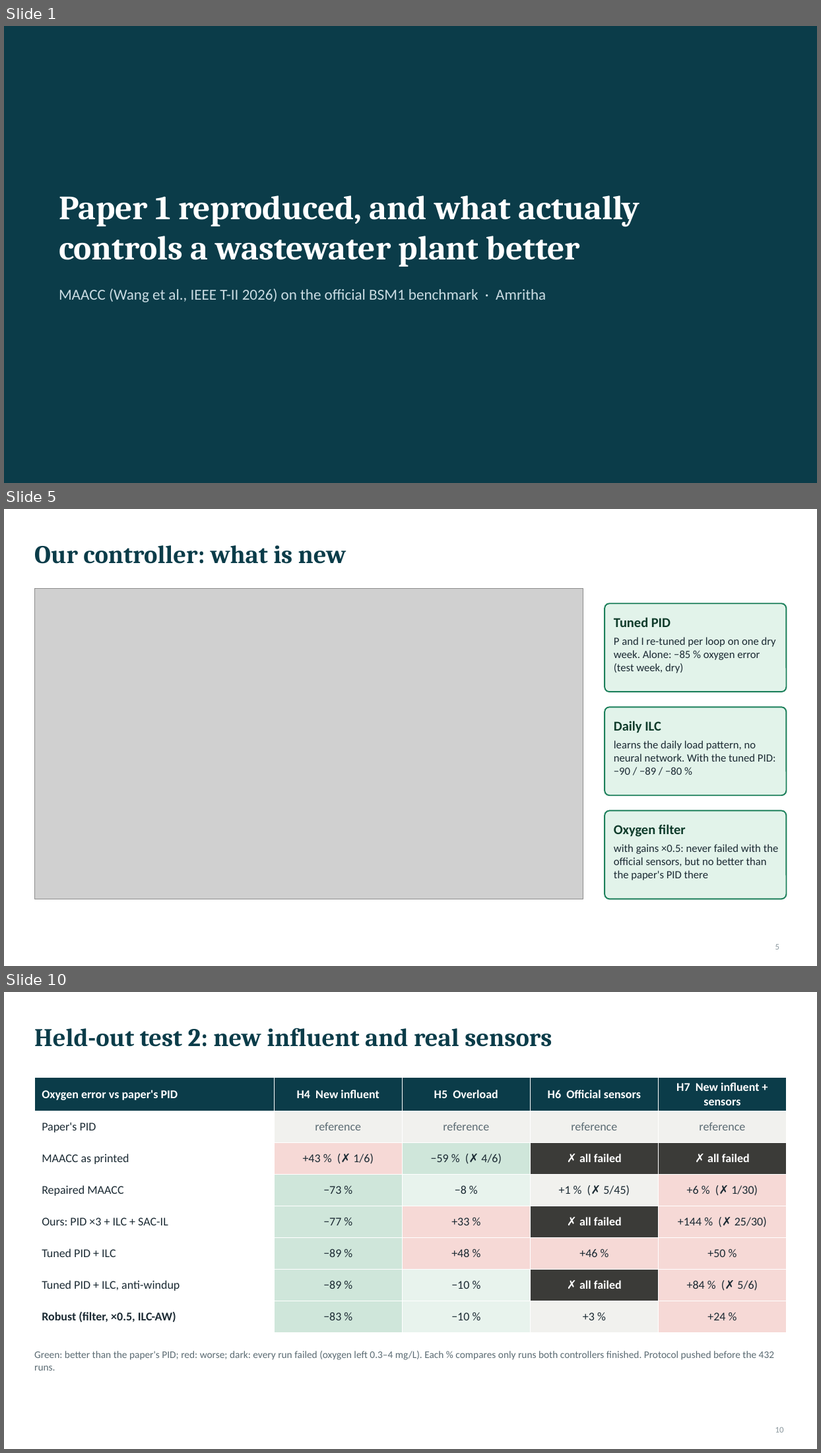
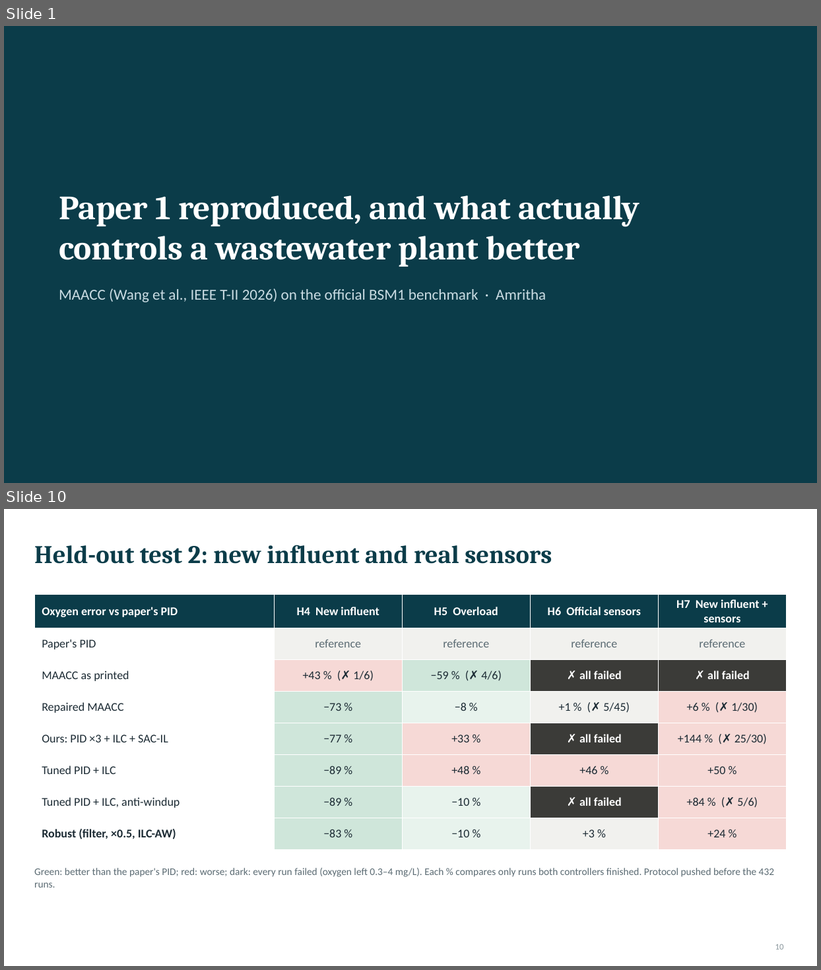
Before and after one commit to Amritha902/water_resource, a slide deck: docs/Paper1_Architecture_Deck.pptx. Shown one above the other, each under a label of ours: slides 1, 5 and 10 before the commit, slides 1 and 10 after it; the slides between them are not shown. The pictures are 821x1453 and 821x970 pixels, drawn with LibreOffice and Linux fonts; fonts in the diff are those of the drawing; grey boxes stand for pictures. Boxes give left, top, right and bottom in pixels: in the first picture for what was removed or moved away, otherwise in the second. Text is boxed around its words. In the diff, an @@ line names an element or a change of style, - is before the commit and + after.

```diff
--- a/docs/Paper1_Architecture_Deck.pptx
+++ b/docs/Paper1_Architecture_Deck.pptx
@@ slide 5 removed at (x1=4, y1=509, x2=817, y2=966), background #FFFFFF @@
@@ title removed at (x1=34, y1=545, x2=347, y2=564) @@
-Our controller: what is new
@@ picture removed at (x1=34, y1=588, x2=583, y2=900) @@
@@ rounded rectangle removed at (x1=605, y1=603, x2=787, y2=692) @@
@@ text removed at (x1=614, y1=617, x2=671, y2=627) @@
-Tuned PID
@@ text removed at (x1=614, y1=637, x2=776, y2=673) @@
-P and I re-tuned per loop on one dry week. Alone: −85 % oxygen error (test week, dry)
@@ rounded rectangle removed at (x1=605, y1=707, x2=787, y2=795) @@
@@ text removed at (x1=614, y1=721, x2=661, y2=733) @@
-Daily ILC
@@ text removed at (x1=614, y1=741, x2=776, y2=775) @@
-learns the daily load pattern, no neural network. With the tuned PID: −90 / −89 / −80 %
@@ rounded rectangle removed at (x1=605, y1=811, x2=787, y2=900) @@
@@ text removed at (x1=614, y1=824, x2=686, y2=837) @@
-Oxygen filter
@@ text removed at (x1=614, y1=844, x2=779, y2=881) @@
-with gains ×0.5: never failed with the official sensors, but no better than the paper's PID there
@@ page number removed at (x1=776, y1=945, x2=780, y2=950) @@
-5
```
Also in this commit, not shown: 7 slides changed, 1 slide added, 16 other files.
